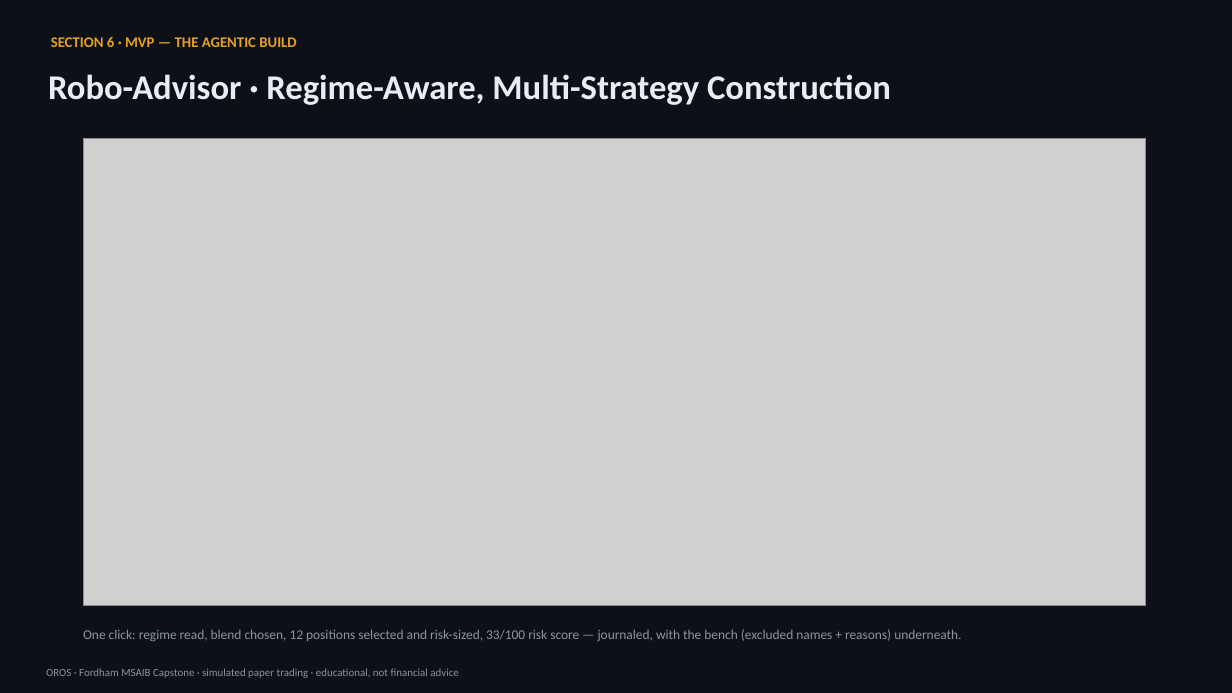
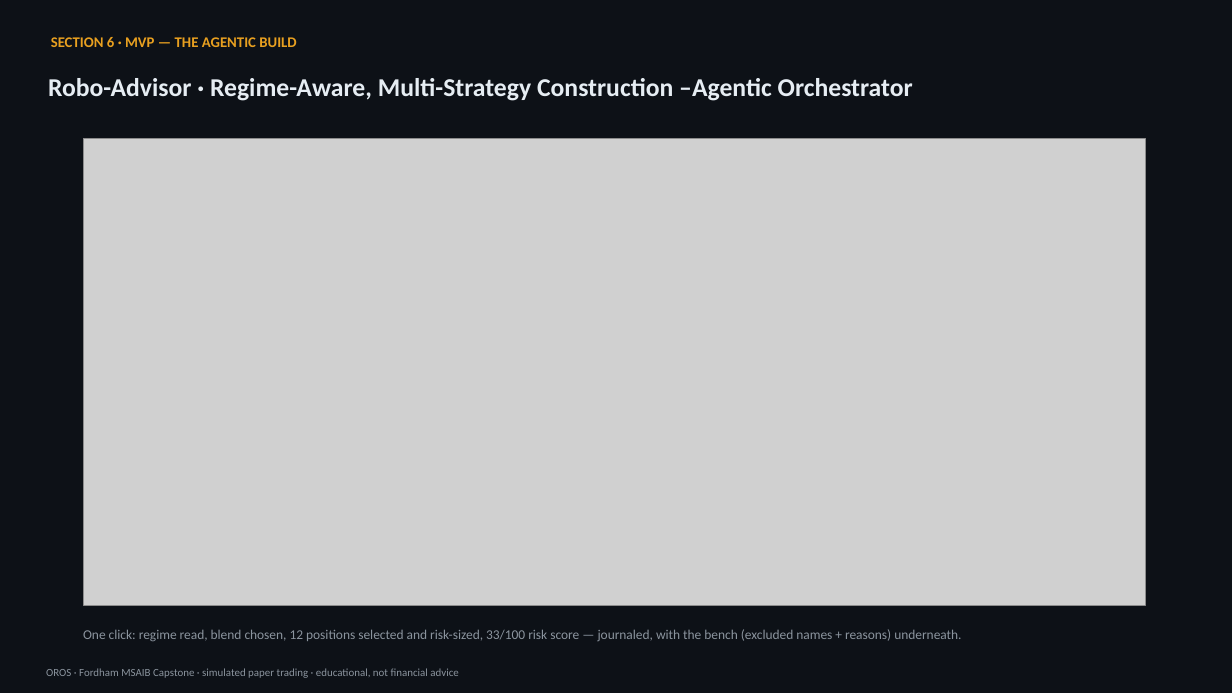
Before and after one commit to jpromer3006/ai-agent-stock-analyzer, a slide deck: slide 8 of docs/OROS_Capstone_Presentation_v3_FINAL.pptx. Drawn at 1232x693 pixels with LibreOffice and Linux fonts; fonts in the diff are those of the drawing; grey boxes stand for pictures. Boxes give left, top, right and bottom in pixels: in the first picture for what was removed or moved away, otherwise in the second. Text is boxed around its words. In the diff, an @@ line names an element or a change of style, - is before the commit and + after.

```diff
--- a/docs/OROS_Capstone_Presentation_v3_FINAL.pptx
+++ b/docs/OROS_Capstone_Presentation_v3_FINAL.pptx
@@ text at [48, 78, 913, 101]: text changed; size 27 to 20 pt @@
-Robo-Advisor · Regime-Aware, Multi-Strategy Construction
+Robo-Advisor · Regime-Aware, Multi-Strategy Construction –Agentic Orchestrator
```
Also in this commit, not shown: 7 other slides changed, 48 other files.
